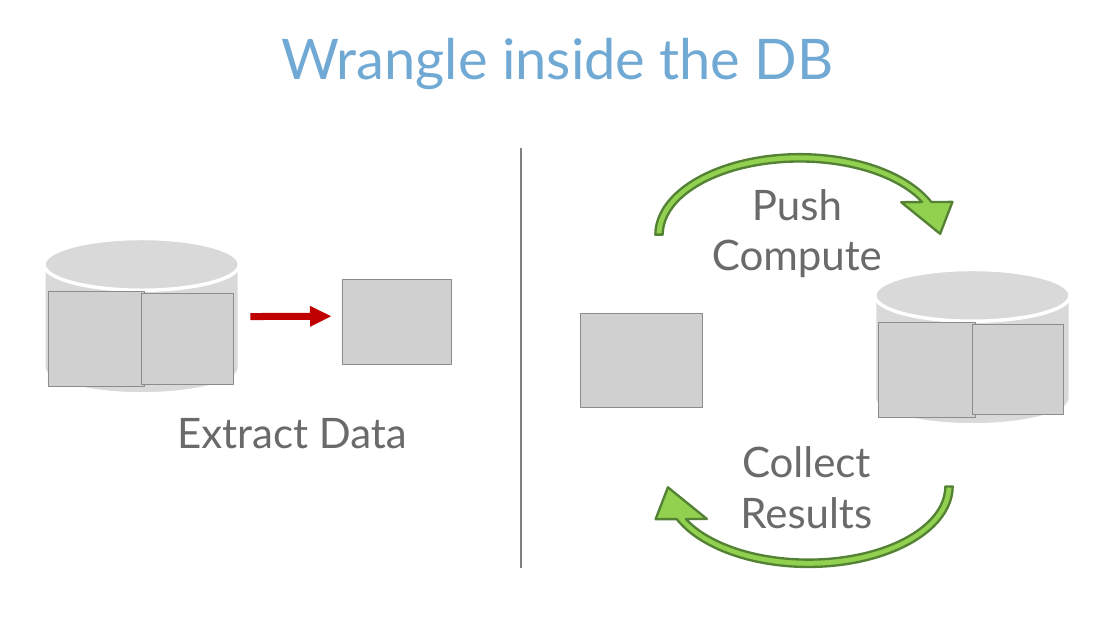
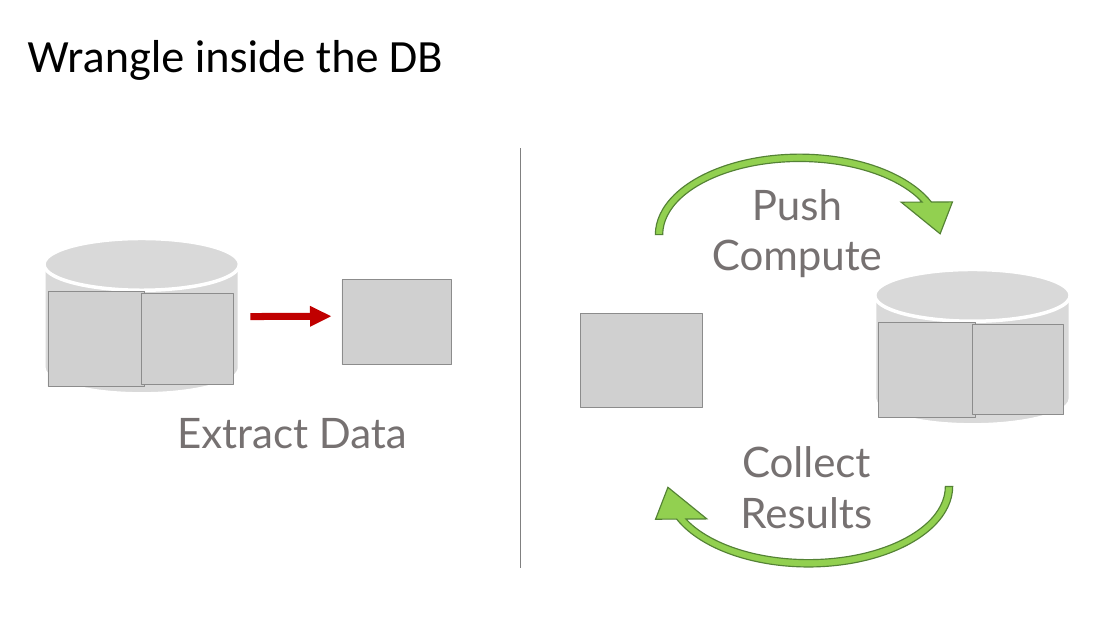
Before and after one commit to blairj09/odbc-webinar, a slide deck: slide 15 of odbc-with-r-overview.pptx. Drawn at 1120x630 pixels with LibreOffice and Linux fonts; fonts in the diff are those of the drawing; grey boxes stand for pictures; background and template pictures are left out. Boxes give left, top, right and bottom in pixels: in the first picture for what was removed or moved away, otherwise in the second. Text is boxed around its words. In the diff, an @@ line names an element or a change of style, - is before the commit and + after.

Commit message:
Update slide deck theme

```diff
--- a/odbc-with-r-overview.pptx
+++ b/odbc-with-r-overview.pptx
@@ title "Wrangle inside the DB" at bbox=[28, 40, 442, 80]: size 48 to 39.6 pt, font Lato to Calibri, text colour #71A9D5 to #000000; alignment centre to left; line spacing 1 to 0.9 @@
@@ circular arrow at bbox=[634, 132, 966, 337]: outline #548235 2 pt to #548235 1 pt @@
@@ text "Push Compute" at bbox=[712, 189, 882, 277]: text colour #6A6A6A to #767171 @@
@@ circular arrow at bbox=[643, 384, 975, 589]: outline #548235 2 pt to #548235 1 pt @@
@@ text "Collect Results" at bbox=[740, 446, 872, 529]: text colour #6A6A6A to #767171 @@
```
Also in this commit, not shown: 24 other slides changed.
